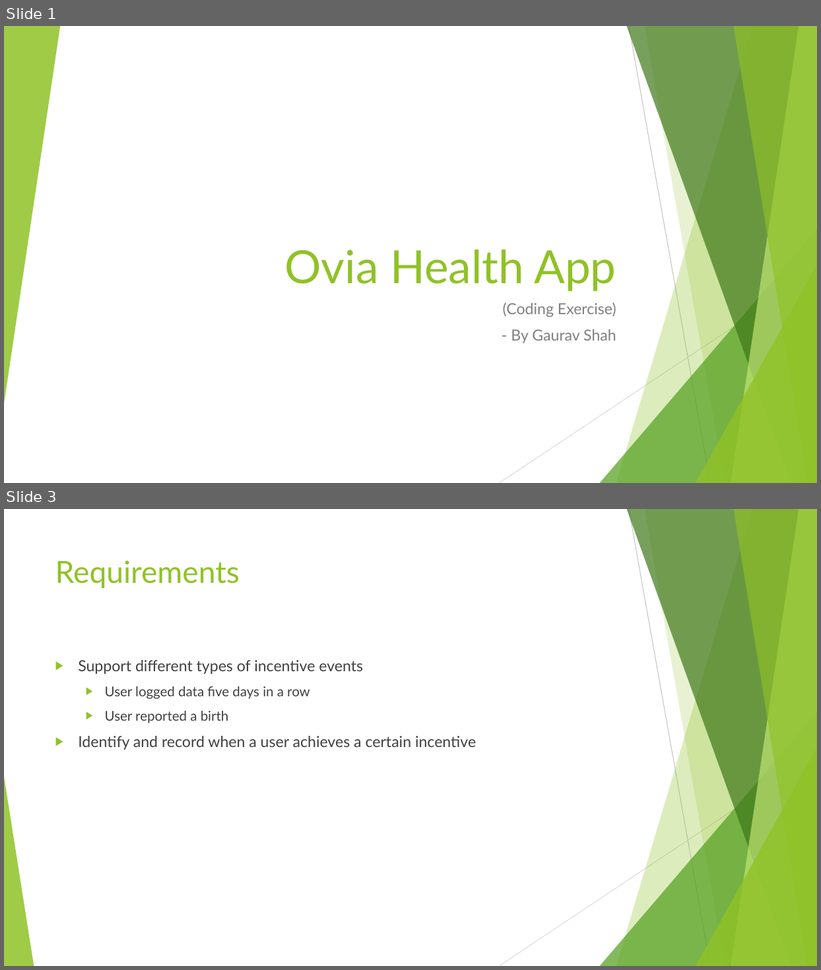
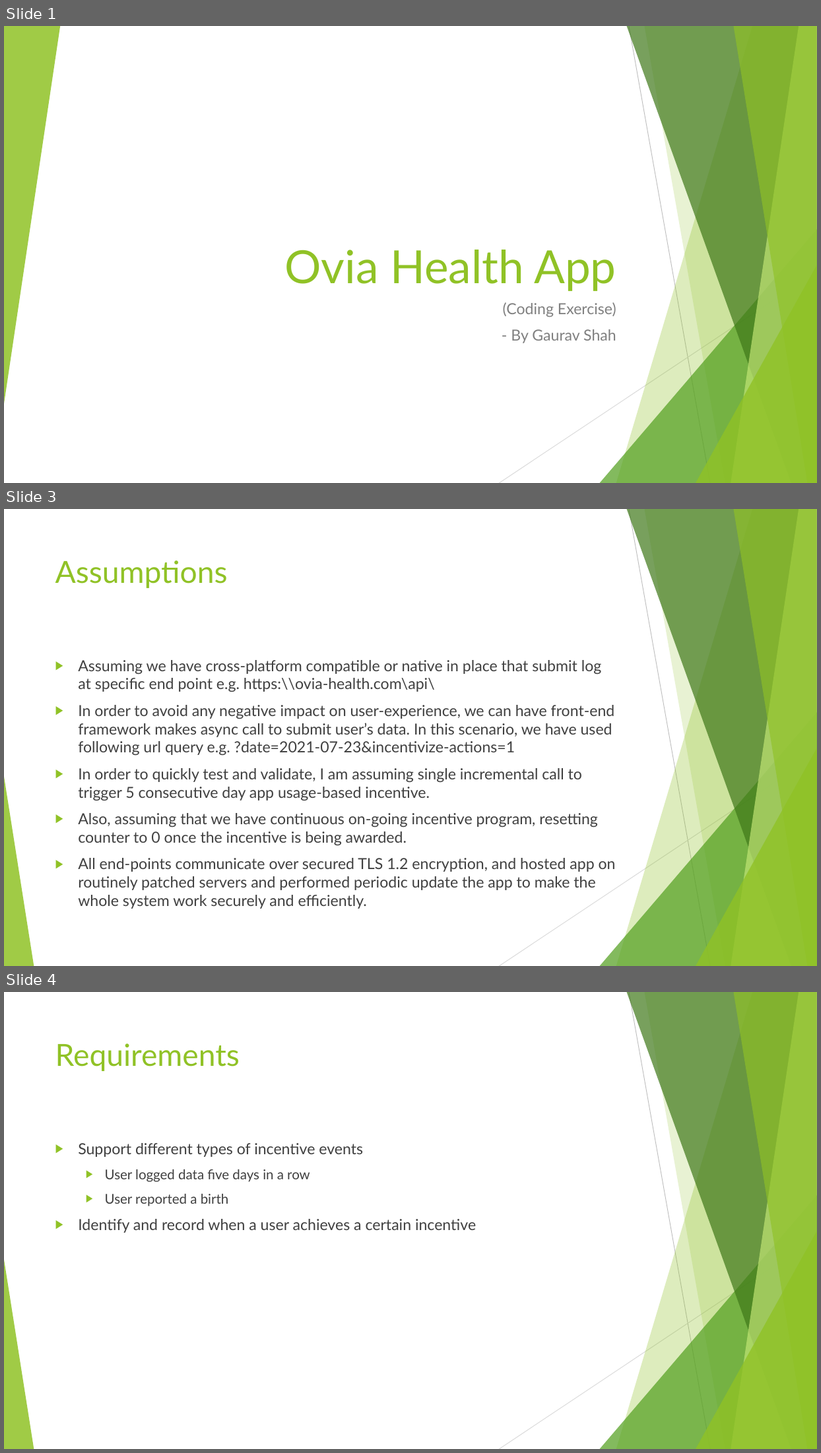
Before and after one commit to shah63/ovia-health-exercise, a slide deck: Ovia Health App.pptx. Shown one above the other, each under a label of ours: slides 1 and 3 before the commit, slides 1, 3 and 4 after it; the slides between them are not shown. The pictures are 821x970 and 821x1453 pixels, drawn with LibreOffice and Linux fonts; fonts in the diff are those of the drawing. Boxes give left, top, right and bottom in pixels: in the first picture for what was removed or moved away, otherwise in the second. Text is boxed around its words. In the diff, an @@ line names an element or a change of style, - is before the commit and + after.

Commit message:
added assumptions to ppt

```diff
--- a/Ovia Health App.pptx
+++ b/Ovia Health App.pptx
@@ slide 3 added at (4,509,817,966), background #FFFFFF; not listed: 10 template elements that a slide beside it also shows @@
@@ title added at (55,560,228,588), 36 pt, text #90C226 @@
+Assumptions
@@ text added at (78,660,616,909), 18 pt, text #404040 @@
+▶ Assuming we have cross-platform compatible or native in place that submit log at specific end point e.g. https:\\ovia-health.com\api\
+▶ In order to avoid any negative impact on user-experience, we can have front-end framework makes async call to submit user’s data. In this scenario, we have used following url query e.g. ?date=2021-07-23&incentivize-actions=1
+▶ In order to quickly test and validate, I am assuming single incremental call to trigger 5 consecutive day app usage-based incentive.
+▶ Also, assuming that we have continuous on-going incentive program, resetting counter to 0 once the incentive is being awarded.
+▶ All end-points communicate over secured TLS 1.2 encryption, and hosted app on routinely patched servers and performed periodic update the app to make the whole system work securely and efficiently.
@@ what was slide 3 is now slide 4 @@
```
Also in this commit, not shown: 1 slide changed.
